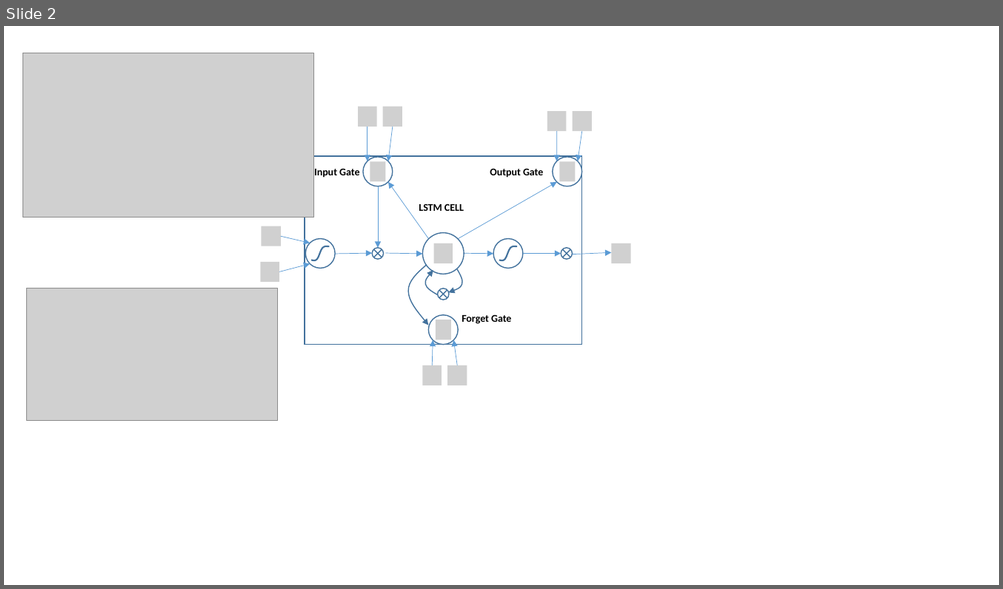
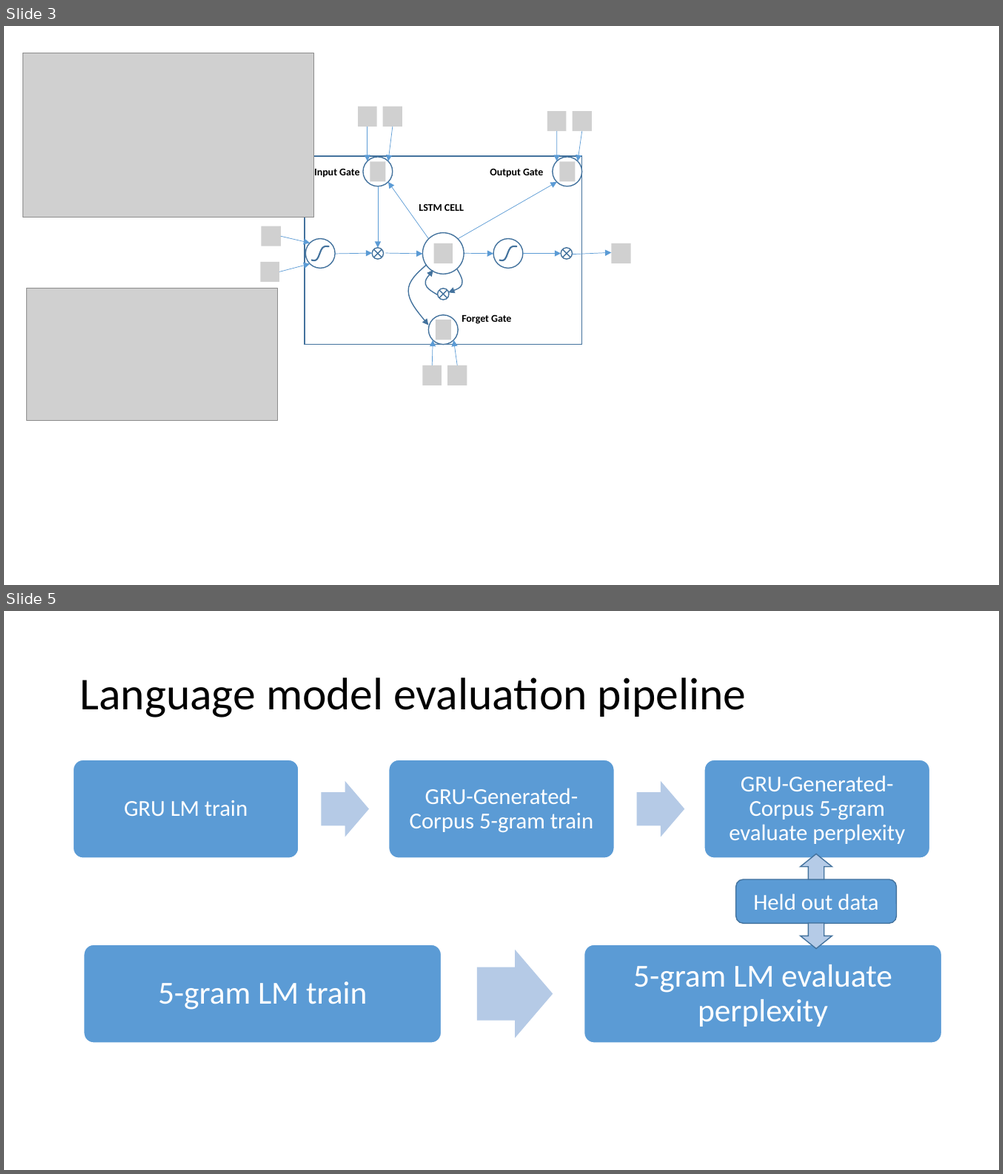
Before and after one commit to u1273400/thesis, a slide deck: thesis.pptx. Shown one above the other, each under a label of ours: slide 2 before the commit, slides 3 and 5 after it; the slides between them are not shown. The pictures are 1003x589 and 1003x1174 pixels, drawn with LibreOffice and Linux fonts; fonts in the diff are those of the drawing; grey boxes stand for pictures. Boxes give left, top, right and bottom in pixels: in the first picture for what was removed or moved away, otherwise in the second. Text is boxed around its words. In the diff, an @@ line names an element or a change of style, - is before the commit and + after.

```diff
--- a/thesis.pptx
+++ b/thesis.pptx
@@ slide 5 added at [4,611,999,1170], background #FFFFFF @@
@@ title added at [79,678,746,718], 44 pt, text #000000 @@
+Language model evaluation pipeline
@@ group added at [74,760,930,859]: 3 rounded rectangles, 3 texts, 2 right arrows @@
+GRU LM train
+GRU-Generated-Corpus 5-gram train
+GRU-Generated-Corpus 5-gram evaluate perplexity
@@ right arrow added at [800,854,831,880], fill #B5CBE7, outline #43739E 1 pt @@
@@ rounded rectangle added at [736,880,896,923], fill #5B9BD5, outline #43739E 1 pt, 22 pt, text #FFFFFF @@
+Held out data
@@ right arrow added at [800,923,831,949], fill #B5CBE7, outline #43739E 1 pt @@
@@ group added at [84,945,942,1044]: 2 rounded rectangles, 2 texts, 1 right arrow @@
+5-gram LM train
+5-gram LM evaluate perplexity
@@ what was slide 2 is now slide 3 @@
```
Also in this commit, not shown: 2 other slides added, 1 other file.
